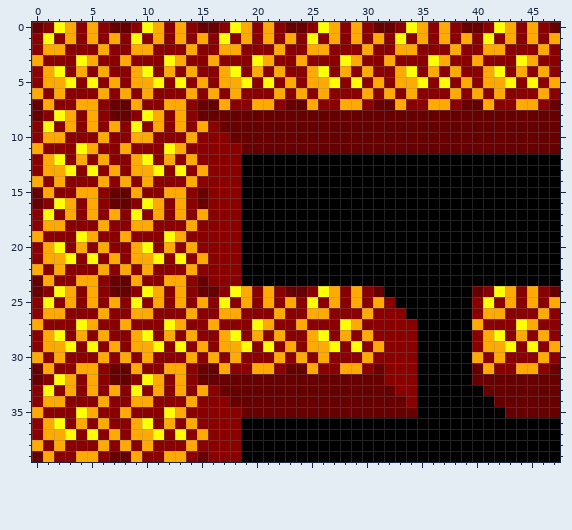
Two states of a pixel-art sprite, src/main/resources/level/round02.png. Above: the version before the commit.
The file is 48x40 pixels.
After the commit:
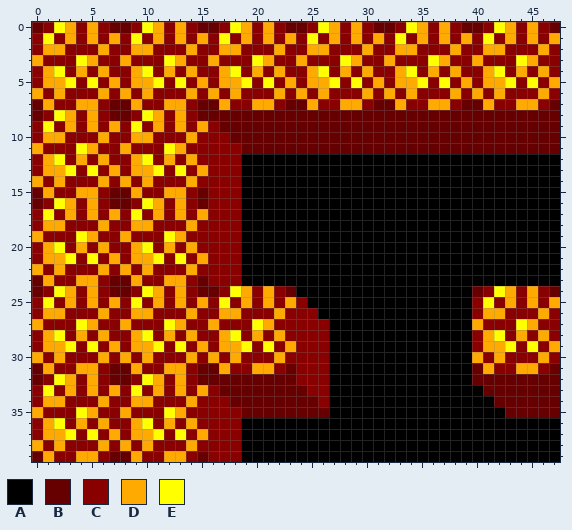
Palette (. is transparent): A #000000  B #660000  C #880000  D #ffaa00  E #ffff00
Changes in this commit:
The edit turns colour B into colour A in row 24 at x 24 and 31; in row 31 at x 31; in row 32 at x 27 to 31; in row 33 at x 27 to 32; in row 34 at x 27 to 33; in row 35 at x 27 to 34.
The edit turns colour C into colour A in row 24 at x 25, 28 and 30; in row 25 at x 26, 28, 30 and 32; in row 26 at x 27 to 29 and 31 to 33; in row 27 at x 27 and 30 to 34; in row 28 at x 27, 29 and 31 to 34; in row 29 at x 28, 30 and 32 to 34.
The edit turns colour C into colour A in row 30 at x 27 to 29 and 31 to 34; in row 31 at x 27, 30 and 32 to 34; in row 32 at x 32 to 34; in row 33 at x 33 to 34; in row 34 at x 34.
The edit turns colour D into colour A in row 24 at x 27 and 29; in row 25 at x 27, 29 and 31; in row 26 at x 26 and 30; in row 27 at x 29; in row 28 at x 28 and 30; in row 29 at x 31.
The edit turns colour D into colour A in row 30 at x 30; in row 31 at x 28 to 29.
The edit turns colour E into colour A in row 24 at x 26; in row 25 at x 25; in row 27 at x 28; in row 29 at x 27 and 29.
The edit turns colour B into colour C in row 31 at x 24; in row 32 at x 24 to 26; in row 33 at x 25 to 26; in row 34 at x 26.
The edit turns colour D into colour C in row 26 at x 25; in row 27 at x 24; in row 28 at x 25; in row 29 at x 25 to 26; in row 30 at x 24 and 26; in row 31 at x 25.
The edit turns colour E into colour C in row 28 at x 26.
Where, in picture pixels (left, top, right, bottom), the same in both pictures:
changed: (296, 286, 417, 418)
